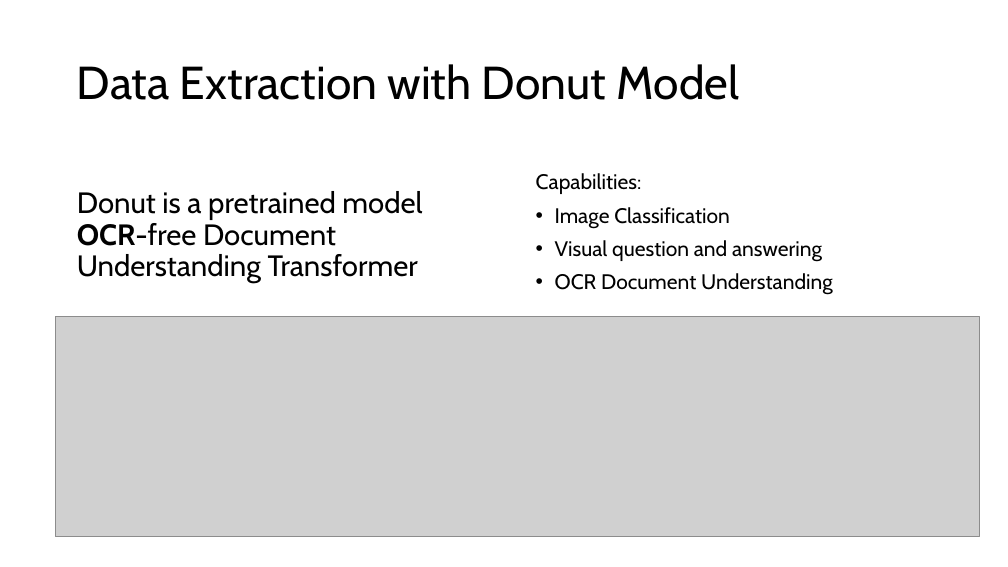
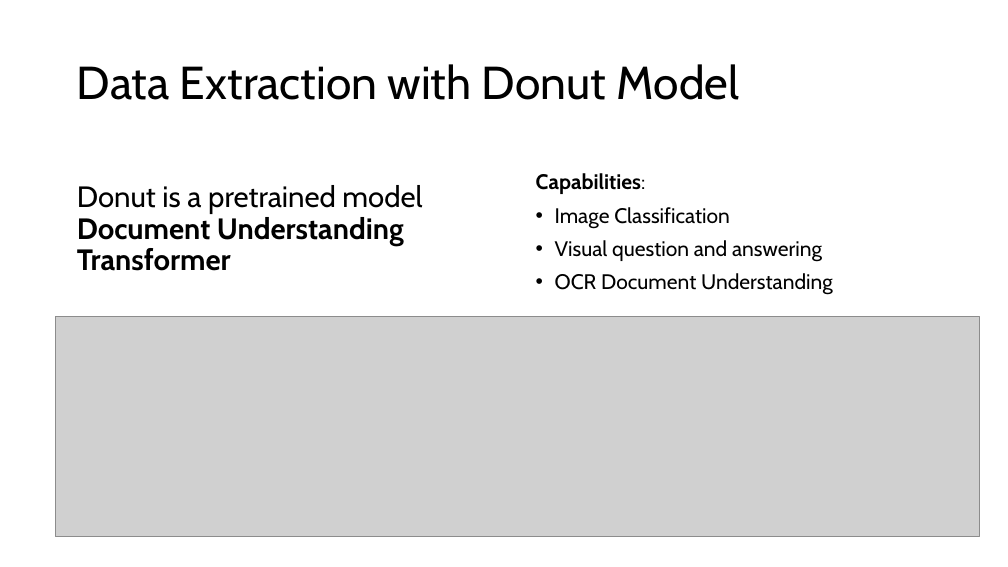
Before and after one commit to iradualbert/dst-receipt-expense, a slide deck: slide 6 of Receipt_Images_Processing.pptx. Drawn at 1008x567 pixels with LibreOffice and Linux fonts; fonts in the diff are those of the drawing; grey boxes stand for pictures. Boxes give left, top, right and bottom in pixels: in the first picture for what was removed or moved away, otherwise in the second. Text is boxed around its words. In the diff, an @@ line names an element or a change of style, - is before the commit and + after.

```diff
--- a/Receipt_Images_Processing.pptx
+++ b/Receipt_Images_Processing.pptx
@@ text at (536,173,646,194): bold on in "Capabilities:" @@
@@ text at (77,185,422,271): text changed; bold on @@
-Donut is a pretrained model OCR-free Document Understanding Transformer
+Donut is a pretrained model Document Understanding Transformer
```
Also in this commit, not shown: 4 other slides changed, 4 other files.
